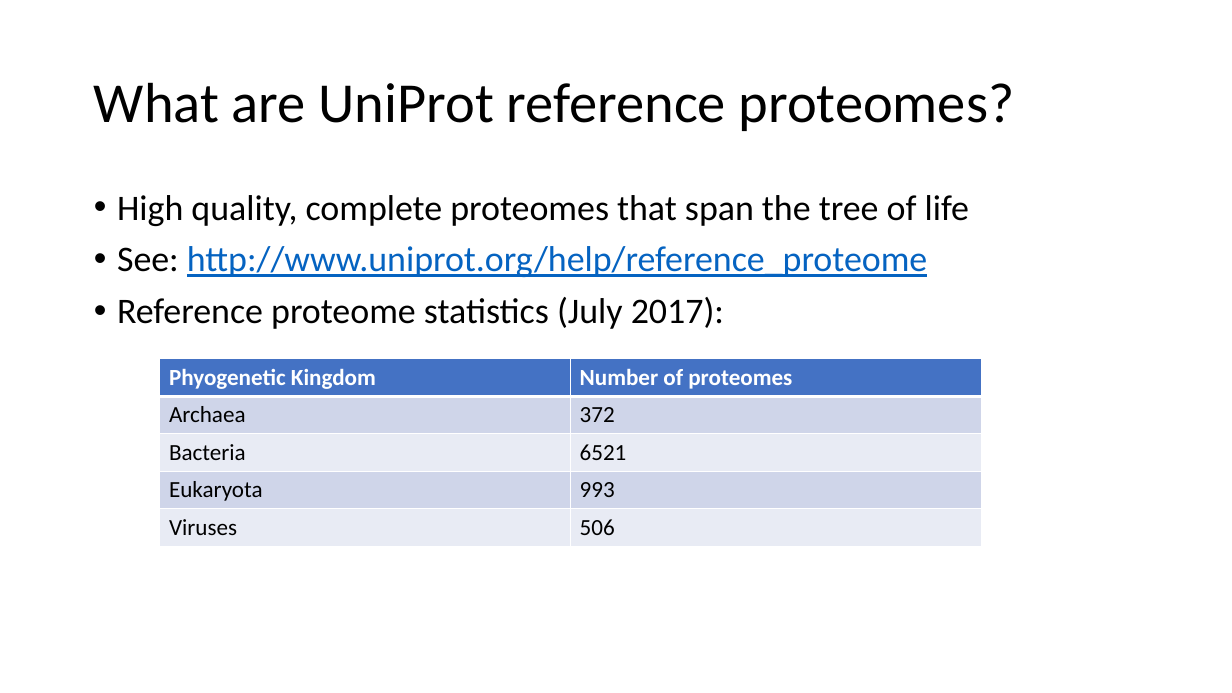
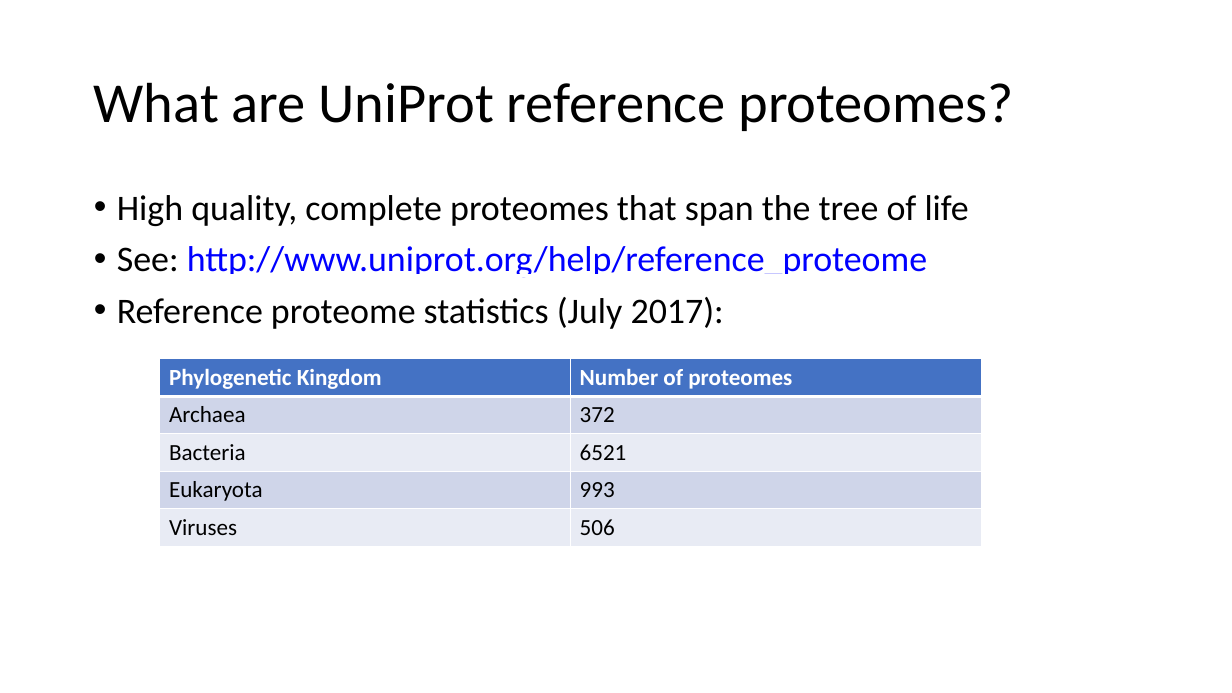
Before and after one commit to lily-liang12/Reference_Proteome_Manager, a slide deck: slide 3 of User Guide.pptx. Drawn at 1232x693 pixels with LibreOffice and Linux fonts; fonts in the diff are those of the drawing. Boxes give left, top, right and bottom in pixels: in the first picture for what was removed or moved away, otherwise in the second. Text is boxed around its words. In the diff, an @@ line names an element or a change of style, - is before the commit and + after.

Commit message:
Fixed Typos and updated reference_proteome_manager
Reference_Proteome_Manager: added additional database options
User Guide: Fixed Typos
reverse_fasta_PW2: Changed parameters to allow for contam path location

```diff
--- a/User Guide.pptx
+++ b/User Guide.pptx
@@ text "High quality, complete proteomes that ..." at [117,195,969,329]: text colour #0563C1 to #0000FF in "http://www.uniprot.org/help/reference_proteome" @@
@@ table at [160,359,981,546] @@
-row 1, column 1: Phyogenetic Kingdom
+row 1, column 1: Phylogenetic Kingdom
@@ fill #CFD5EA to #CFD5E9 in 4 cells @@
@@ fill #E9EBF5 to #E8EBF4 in 4 cells @@
@@ borders changed @@
```
Also in this commit, not shown: 12 other slides changed, 2 other files.
